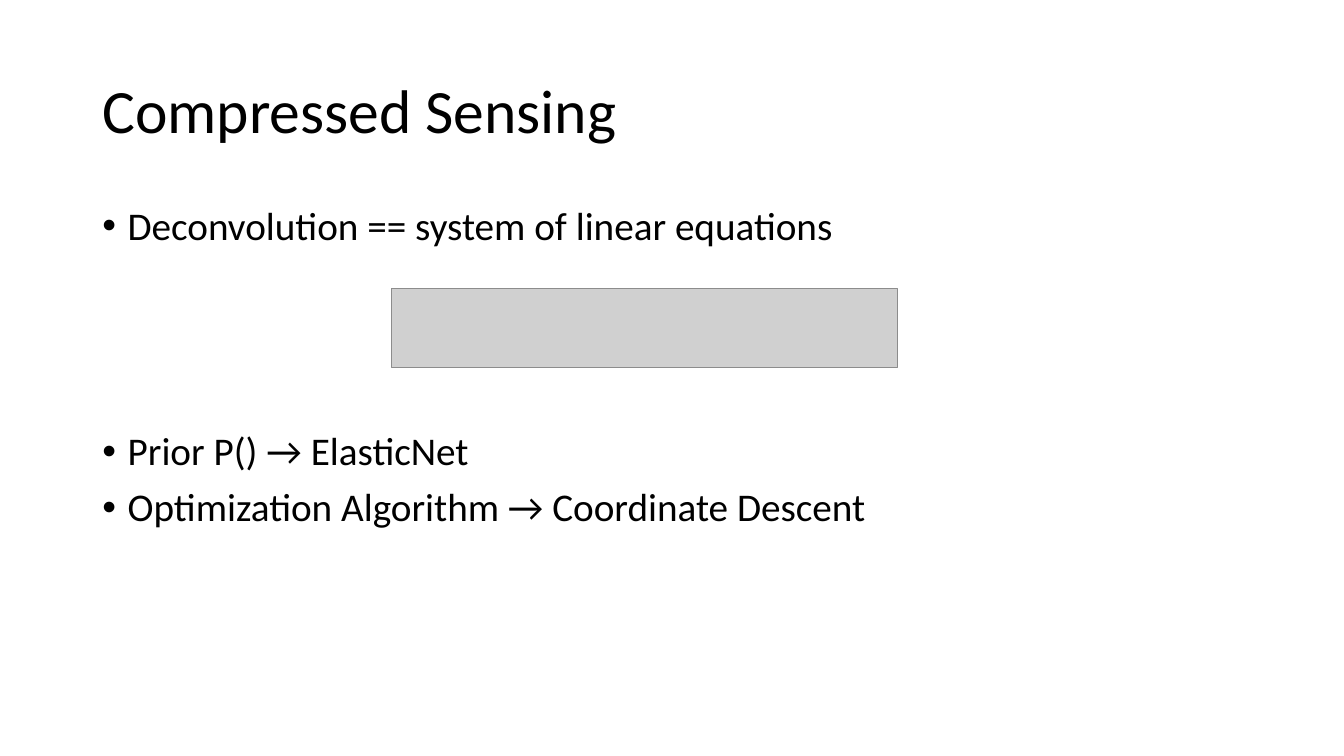
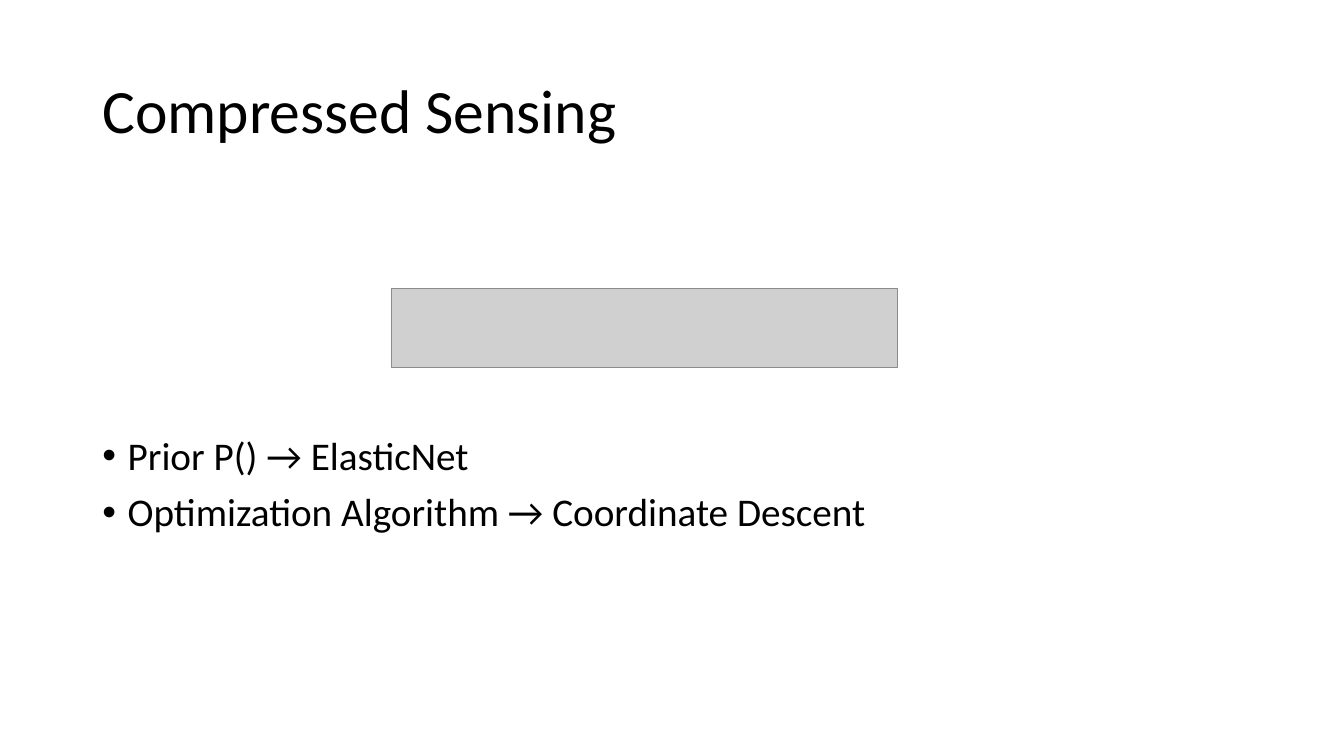
Before and after one commit to lord-blueberry/p9-doc, a slide deck: slide 18 of SKA-Days/Towards Distributed Image Reconstruction.pptx (slide 16 before the commit). Drawn at 1344x756 pixels with LibreOffice and Linux fonts; fonts in the diff are those of the drawing; grey boxes stand for pictures. Boxes give left, top, right and bottom in pixels: in the first picture for what was removed or moved away, otherwise in the second. Text is boxed around its words. In the diff, an @@ line names an element or a change of style, - is before the commit and + after.

```diff
--- a/SKA-Days/Towards Distributed Image Reconstruction.pptx
+++ b/SKA-Days/Towards Distributed Image Reconstruction.pptx
@@ text at (128,212,832,247): paragraph removed @@
-• Deconvolution == system of linear equations
```
Also in this commit, not shown: 5 other slides changed, 3 slides added, 8 other files.
